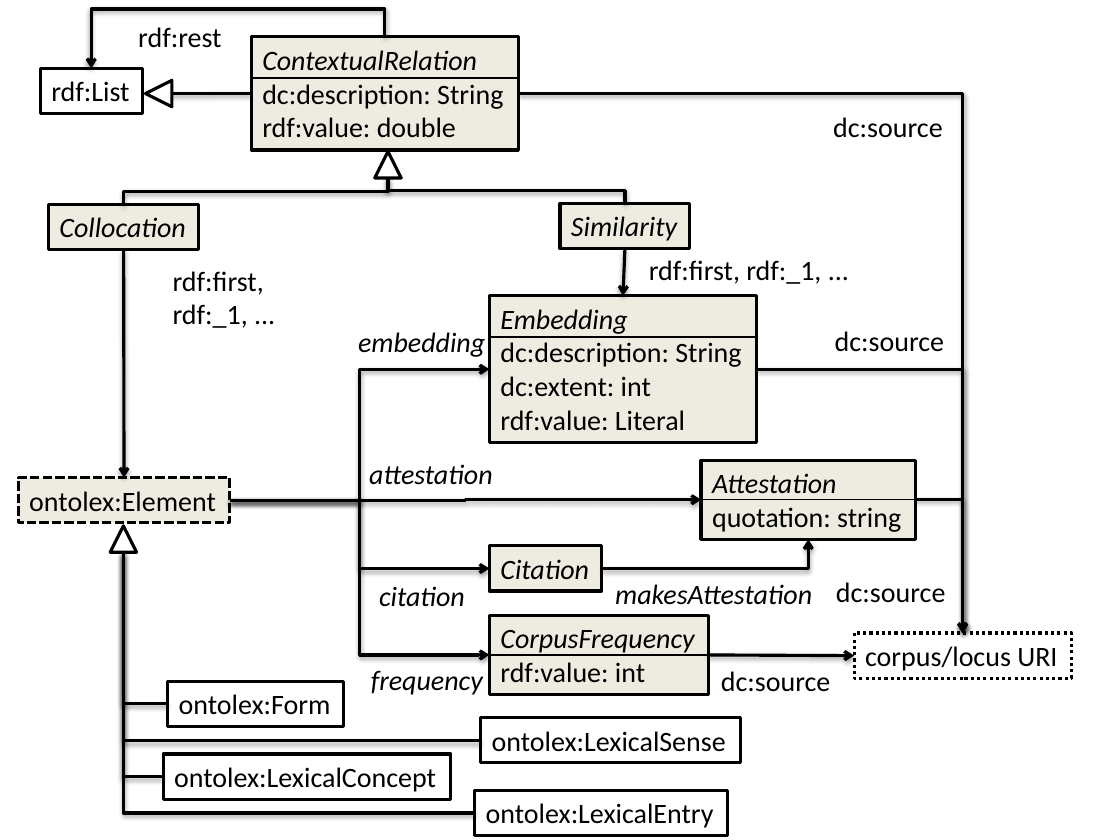
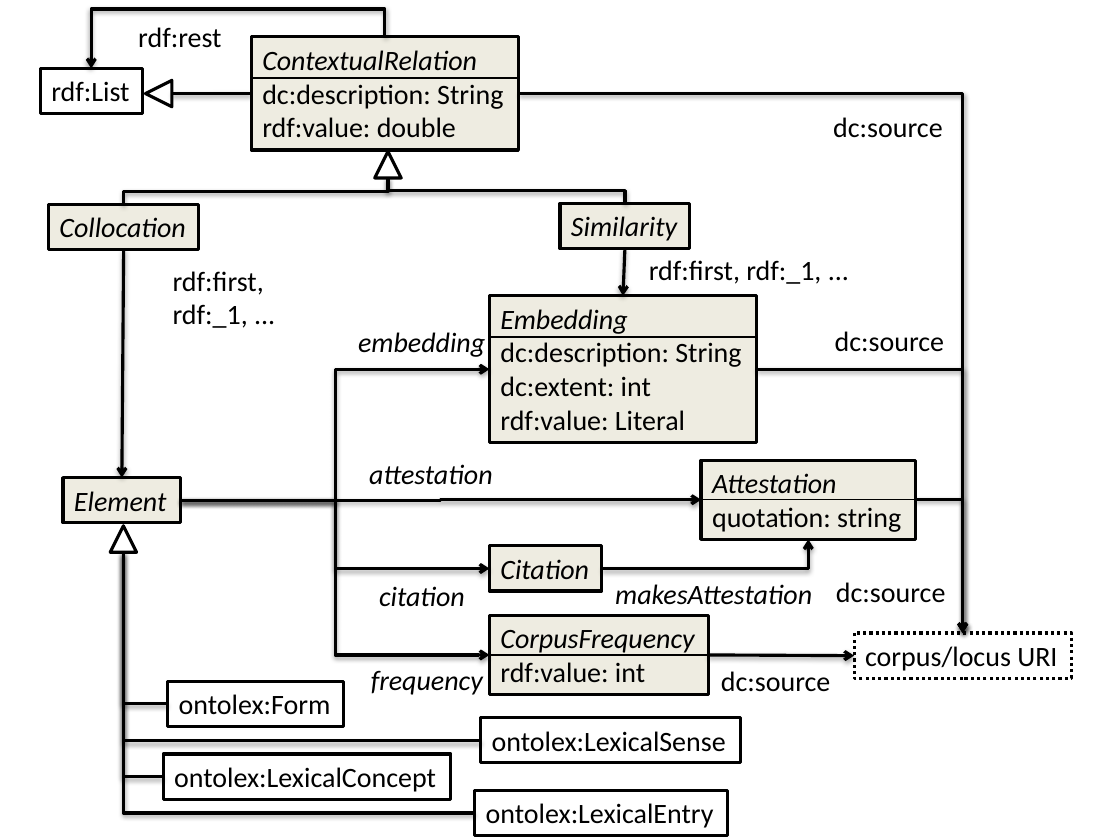
Before and after one commit to ontolex/frequency-attestation-corpus-information, a slide deck: slide 2 of img/source.pptx. Drawn at 1120x840 pixels with LibreOffice and Linux fonts; fonts in the diff are those of the drawing. Boxes give left, top, right and bottom in pixels: in the first picture for what was removed or moved away, otherwise in the second. Text is boxed around its words. In the diff, an @@ line names an element or a change of style, - is before the commit and + after.

```diff
--- a/img/source.pptx
+++ b/img/source.pptx
@@ elbow arrow moved from (230, 501) - (489, 370) to (180, 501) - (489, 370) @@
@@ rectangle "Element": place and size @@
-rectangle "Element" at bbox=[18, 477, 230, 522]
+rectangle "Element" at bbox=[63, 477, 180, 522]
@@ rectangle "Element" at bbox=[63, 477, 180, 522]: outline #000000 2 pt dashed to #000000 2 pt @@
@@ text in rectangle at bbox=[74, 491, 166, 511]: text changed; italic on @@
-ontolex:Element
+Element
@@ elbow arrow moved from (230, 501) - (701, 500) to (180, 501) - (701, 500) @@
@@ elbow arrow moved from (230, 501) - (489, 655) to (180, 501) - (489, 655) @@
@@ elbow arrow moved from (230, 501) - (489, 569) to (180, 501) - (489, 569) @@
```
Also in this commit, not shown: 7 other slides changed.
